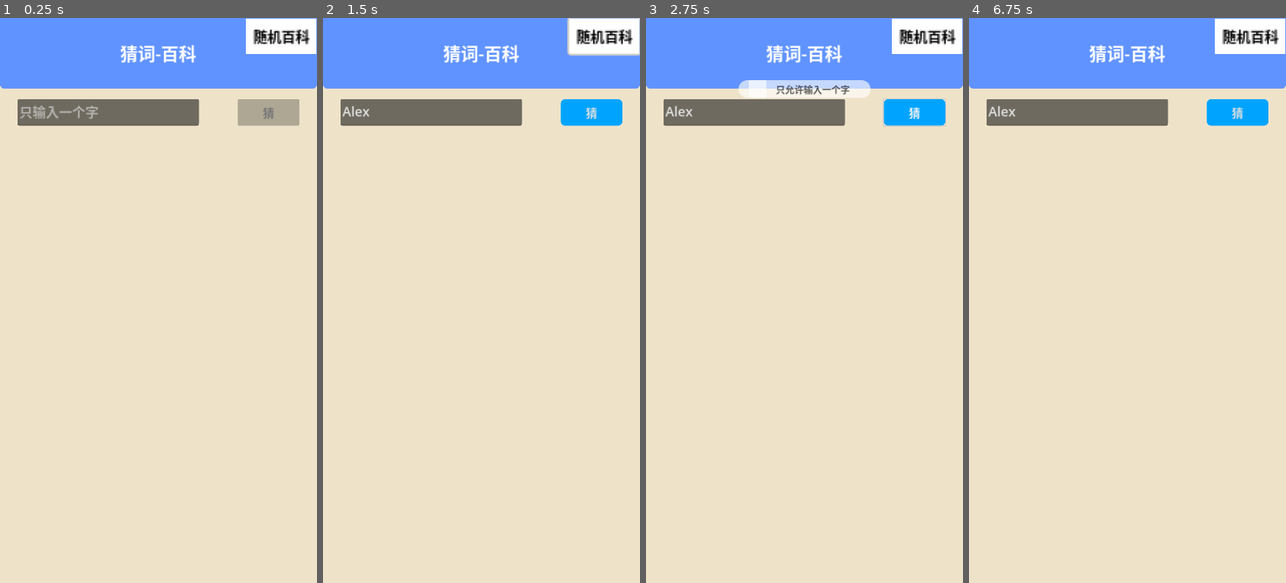
Above: before the commit, frames 1-4 (left to right).
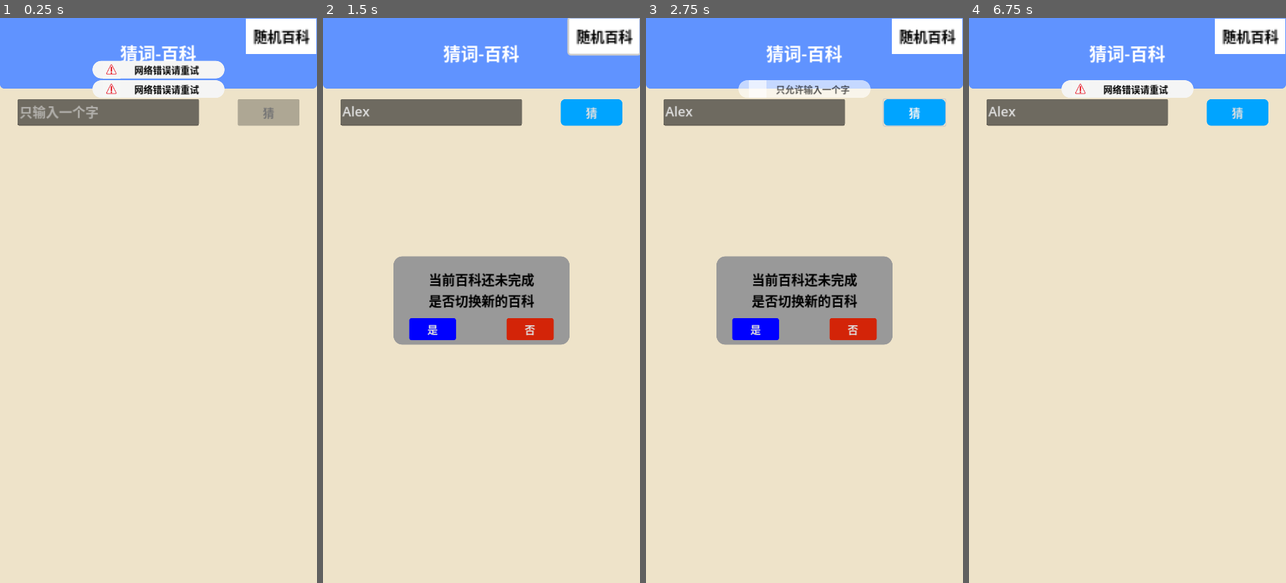
Above: after the commit, the same moments.

Repository: stranger1sag/guessing_encyclopedia
Game: Godot game, scene res://scene/main.tscn
Same seed, same stepped clock (60 frames per second), same inputs: the game is played once before the commit and once after it.
Inputs (mouse positions are in pixels of both pictures, inside the frame that each line leads up to):
- Up to frame 1 (0.25 s): no input
- Up to frame 2 (1.5 s): click (430, 114) at 0.52 s; type "Alex" at 0.6 s; click "随机百科" at 1.25 s
- Up to frame 3 (2.75 s): click "猜" at 2 s
- Up to frame 4 (6.75 s): click (1079, 328) at 2.75 s, where only the run after the commit has a clickable "是"; click "随机百科" at 3.5 s; click "否" at 4.25 s; click "猜" at 5 s; click "随机百科" at 5.75 s; click "是" at 6.5 s

The runs differ from the first frame. In frame 1, 2.5% of the frame differs, in the area x 29-71%, y 7-15%; in frame 2, 8.7%, in the area x 22-78%, y 42-58%; in frame 3, 8.7%; in frame 4, 1.3%.
Error before the commit: Invalid access to property or key 'text' on a base object of type 'Nil'. (res://src/wiki.gd:12)
Error after the commit: Invalid access to property or key 'theme' on a base object of type 'Nil'. (res://src/text_manager.gd:19)

Commit message:
Fix: is_win initial state, duplicate word check, remove unused test.gd

Diff:
--- a/src/test.gd
+++ /dev/null
@@ -1,24 +0,0 @@
-extends Node
-
-var array = []
-var result = []
-var list
-func get_chinese_fact():
-	for i in array:
-		var http = HTTPRequest.new()
-		var url = "http://101.35.2.25/api/zici/baikebaidu.php?id=10009364&key=d5b0d4b0e78b2a1e1ae07a7617285216&words="+i
-		add_child(http)
-		http.request_completed.connect(_on_fact_received.bind(i))
-		http.request(url)
-
-func _on_fact_received(_result, code, _headers, body, i):
-	if _result == HTTPRequest.RESULT_SUCCESS and code == 200:
-		var data = JSON.parse_string(body.get_string_from_utf8())
-		if data and data.get("msg"):
-			if data["msg"].size()<20:
-				pass
-
-func _ready() -> void:
-	var file= FileAccess.open("res://text.json",FileAccess.READ)
-	list = JSON.parse_string(file.get_as_text())["text"]
-	get_chinese_fact()
--- a/src/text_manager.gd
+++ b/src/text_manager.gd
@@ -7,7 +7,7 @@
 @onready var button: Button = $"../Panel/VBoxContainer/MarginContainer/HBoxContainer/Button"
 var WordList:Array[String]
 var theme:String
-var is_win = true
+var is_win = false
 
 func loadtext(guss_data: GussData):
 	for i in Grid_Cell.get_children():
@@ -56,6 +56,7 @@
 	text_edit.clear()
 	if word in WordList:
 		messageManager.create_warn("你已经猜过这个字")
+		return
 	WordList.append(word)
 	var is_false = true
 	for cell:Cell in Grid_Cell.get_children():
--- a/text.json
+++ b/text.json
@@ -263,4 +263,3 @@
 			"永定门", "左安门", "右安门", "广渠门", "广安门"
 			]
 	}
-}
